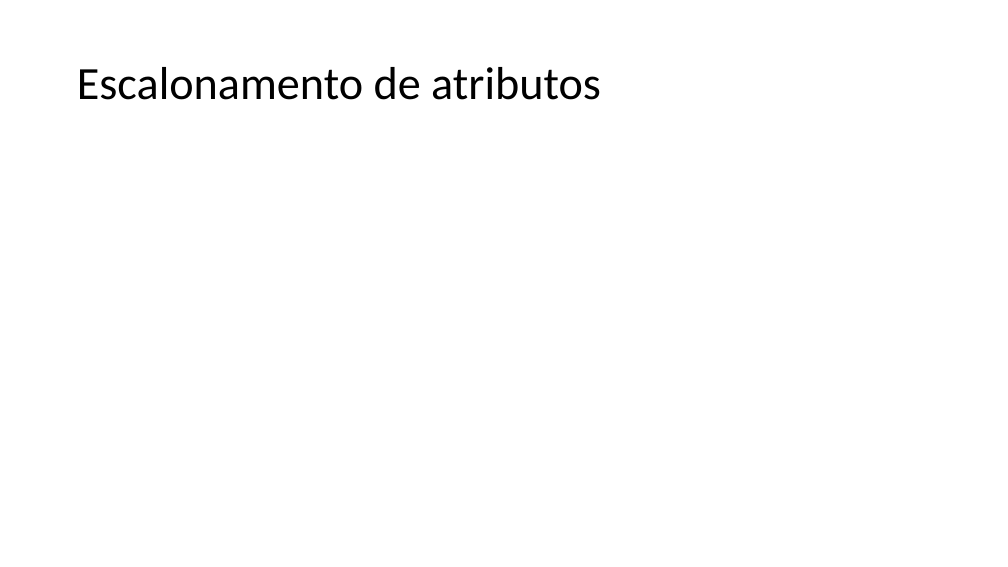
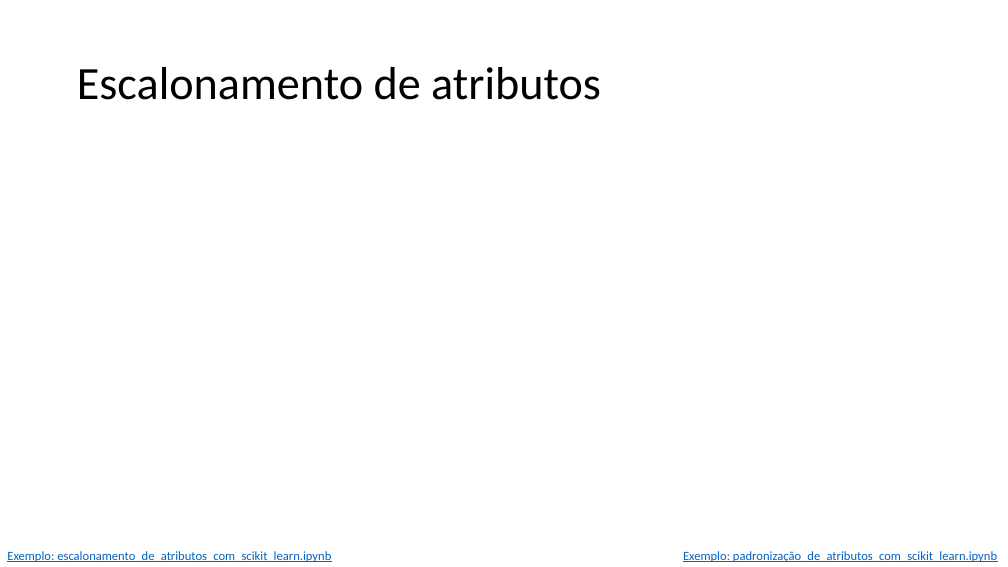
Before and after one commit to zz4fap/t319_aprendizado_de_maquina, a slide deck: slide 8 of slides/T319_Regressão_Linear (Parte IV).pptx. Drawn at 1008x567 pixels with LibreOffice and Linux fonts; fonts in the diff are those of the drawing; grey boxes stand for pictures. Boxes give left, top, right and bottom in pixels: in the first picture for what was removed or moved away, otherwise in the second. Text is boxed around its words. In the diff, an @@ line names an element or a change of style, - is before the commit and + after.

Commit message:
update of slides

```diff
--- a/slides/T319_Regressão_Linear (Parte IV).pptx
+++ b/slides/T319_Regressão_Linear (Parte IV).pptx
@@ text added at (7,551,331,562), 12 pt, text #0563C1, underline @@
+Exemplo: escalonamento_de_atributos_com_scikit_learn.ipynb
@@ text added at (683,551,997,562), 12 pt, text #0563C1, underline @@
+Exemplo: padronização_de_atributos_com_scikit_learn.ipynb
```
Also in this commit, not shown: 3 other slides changed, 2 other files.
